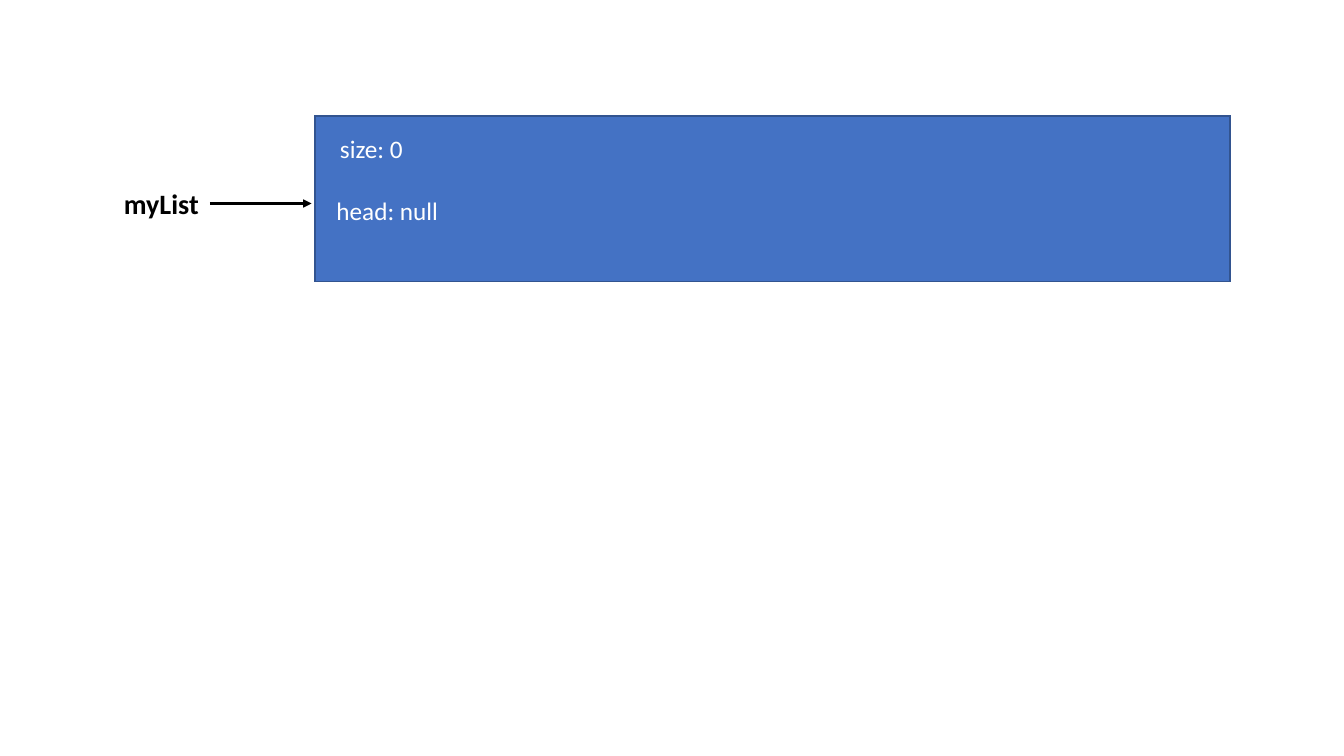
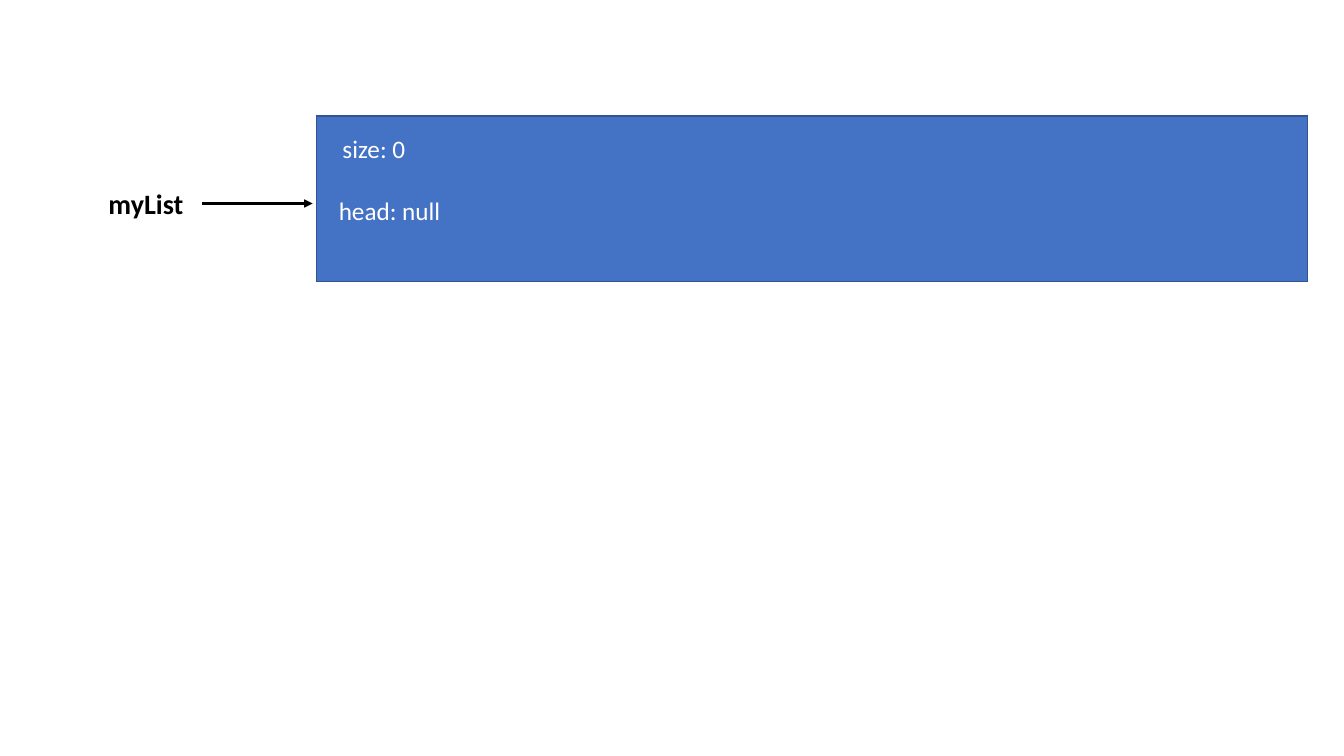
Before and after one commit to cs1302uga/cs1302-tutorials, a slide deck: slide 1 of adt-and-links/res/Linked1.pptx. Drawn at 1344x756 pixels with LibreOffice and Linux fonts; fonts in the diff are those of the drawing. Boxes give left, top, right and bottom in pixels: in the first picture for what was removed or moved away, otherwise in the second. Text is boxed around its words. In the diff, an @@ line names an element or a change of style, - is before the commit and + after.

```diff
--- a/adt-and-links/res/Linked1.pptx
+++ b/adt-and-links/res/Linked1.pptx
@@ rectangle: place and size @@
-rectangle at box(316, 116, 1231, 281)
+rectangle at box(317, 116, 1308, 281)
@@ text "myList": place and size @@
-text "myList" at box(124, 194, 199, 219)
+text "myList" at box(108, 194, 183, 219)
@@ arrow moved from (210, 204) - (312, 204) to (203, 204) - (313, 204) @@
```
Also in this commit, not shown: 1 other file.
